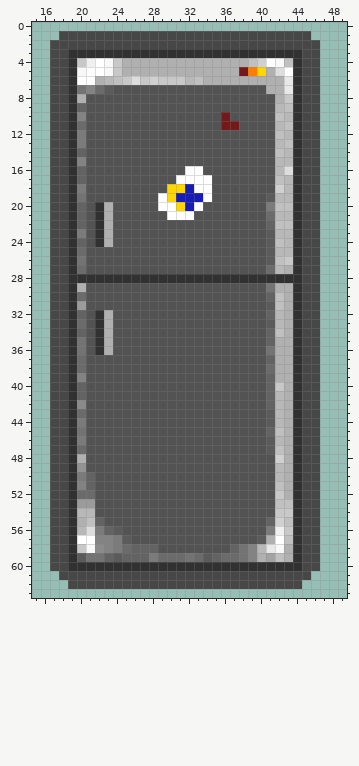
File history of a pixel-art sprite, GameJam/Assets/Sprites/Items/Fridge_shadow.png. The picture above is the old version.
The file is 64x64 pixels. Colours within 5 levels of each other are drawn and written as one. Shown: x 15..49, y 0..63.
New version:
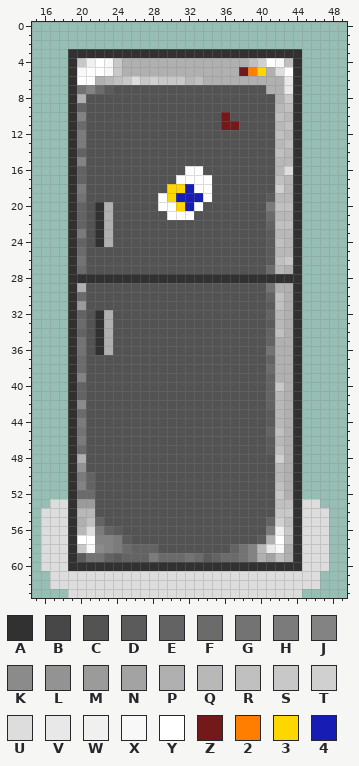
Palette (. is transparent): A #313131  B #474747  C #535353  D #5b5b5b  E #636363  F #6b6b6b  G #737373  H #7b7b7b  J #838383  K #8b8b8b  L #939393  M #9b9b9b  N #a3a3a3  P #b0b0b0  Q #b8b8b8  R #c0c0c0  S #c8c8c8  T #d0d0d0  U #dddddd  V #e8e8e8  W #f0f0f0  X #f8f8f8  Y #ffffff  Z #741919  2 #ff7e00  3 #ffd700  4 #171cb4
Edits made:
@@ x 15..49 @@
  0 ...................................
- 1 ...BBBBBBBBBBBBBBBBBBBBBBBBBBBB....
- 2 ..BBBBBBBBBBBBBBBBBBBBBBBBBBBBBB...
- 3 ..BBAAAAAAAAAAAAAAAAAAAAAAAAAABB...
- 4 ..BBASWYXSPPPPPPPPPPPPPPRTYXRABB...
- 5 ..BBAXYYXSPPPPPPPPPPPPPZ23PUYABB...
- 6 ..BBAYYPQRSUSTSSSQRPPPPPPPPPVABB...
- 7 ..BBAGJFDCCCCCCCCCCCCCCCCCPPVABB...
- 8 ..BBAPCCCCCCCCCCCCCCCCCCCCCPSABB...
- 9 ..BBAECCCCCCCCCCCCCCCCCCCCCQRABB...
-10 ..BBAJCCCCCCCCCCCCCCCZCCCCCRQABB...
-11 ..BBAFCCCCCCCCCCCCCCCZZCCCCQRABB...
-12 ..BBAHCCCCCCCCCCCCCCCCCCCCCRQABB...
-13 ..BBAHCCCCCCCCCCCCCCCCCCCCCQRABB...
-14 ..BBAECCCCCCCCCCCCCCCCCCCCCRQABB...
-15 ..BBAJCCCCCCCCCCCCCCCCCCCCCQQABB...
-16 ..BBAECCCCCCCCCCCYYCCCCCCCCQUABB...
-17 ..BBAECCCCCCCCCCYYYYCCCCCCCRQABB...
-18 ..BBAHCCCCCCCCC334YYCCCCCCCTQABB...
-19 ..BBAGCCCCCCCCY3444YCCCCCCDQQABB...
-20 ..BBAECAPCCCCCYY34YCCCCCCCHRRABB...
-21 ..BBAECAPCCCCCCYYYCCCCCCCCFQQABB...
-22 ..BBAECAPCCCCCCCCCCCCCCCCCERRABB...
-23 ..BBAHCAPCCCCCCCCCCCCCCCCCDQQABB...
-24 ..BBAECAPCCCCCCCCCCCCCCCCCDRQABB...
-25 ..BBAFCCCCCCCCCCCCCCCCCCCCDQQABB...
-26 ..BBAGCCCCCCCCCCCCCCCCCCCCDRSABB...
-27 ..BBAFCCCCCCCCCCCCCCCCCCCCFQPABB...
-28 ..BBAAAAAAAAAAAAAAAAAAAAAAAAAABB...
-29 ..BBAPCCCCCCCCCCCCCCCCCCCCGPPABB...
-30 ..BBAFCCCCCCCCCCCCCCCCCCCCERPABB...
-31 ..BBAMCCCCCCCCCCCCCCCCCCCCDRPABB...
-32 ..BBAECAPCCCCCCCCCCCCCCCCCEQPABB...
-33 ..BBAFCAPCCCCCCCCCCCCCCCCCDQPABB...
-34 ..BBAECAPCCCCCCCCCCCCCCCCCERPABB...
-35 ..BBAGCAPCCCCCCCCCCCCCCCCCEPPABB...
-36 ..BBAGCAPCCCCCCCCCCCCCCCCCGPPABB...
-37 ..BBAFCCCCCCCCCCCCCCCCCCCCEPPABB...
-38 ..BBAFCCCCCCCCCCCCCCCCCCCCFPPABB...
-39 ..BBAJCCCCCCCCCCCCCCCCCCCCEPPABB...
-40 ..BBAECCCCCCCCCCCCCCCCCCCCESPABB...
-41 ..BBAECCCCCCCCCCCCCCCCCCCCEQPABB...
-42 ..BBAKCCCCCCCCCCCCCCCCCCCCEQPABB...
-43 ..BBAFCCCCCCCCCCCCCCCCCCCCDQPABB...
-44 ..BBAHCCCCCCCCCCCCCCCCCCCCDQPABB...
-45 ..BBAGCCCCCCCCCCCCCCCCCCCCERPABB...
-46 ..BBAHCCCCCCCCCCCCCCCCCCCCDQPABB...
-47 ..BBAFCCCCCCCCCCCCCCCCCCCCDRPABB...
-48 ..BBAPCCCCCCCCCCCCCCCCCCCCCTPABB...
-49 ..BBALCCCCCCCCCCCCCCCCCCCCCQPABB...
-50 ..BBAHECCCCCCCCCCCCCCCCCCCCQPABB...
-51 ..BBAJECCCCCCCCCCCCCCCCCCCCRPABB...
-52 ..BBAFFCCCCCCCCCCCCCCCCCCCCSPABB...
-53 ..BBAMMCCCCCCCCCCCCCCCCCCCCRRABB...
-54 ..BBAQQCCCCCCCCCCCCCCCCCCCCSSABB...
-55 ..BBAPRECCCCCCCCCCCCCCCCCCETRABB...
-56 ..BBAQUHEDCCCCCCCCCCCCCCCCHWSABB...
-57 ..BBAYYJJHDCCCCCCCCCCCCCCDPYRABB...
-58 ..BBASXKJHFEEECCCCCCCCEGJQVXPABB...
-59 ..BBADGGEDEEEHFFFGFDEFFGJPNRPABB...
-60 ..BBAAAAAAAAAAAAAAAAAAAAAAAAAABB...
-61 ...BBBBBBBBBBBBBBBBBBBBBBBBBBBB....
-62 ....BBBBBBBBBBBBBBBBBBBBBBBBBB.....
-63 ...................................
+ 1 ...................................
+ 2 ...................................
+ 3 ....AAAAAAAAAAAAAAAAAAAAAAAAAA.....
+ 4 ....ASWYXSPPPPPPPPPPPPPPRTYXRA.....
+ 5 ....AXYYXSPPPPPPPPPPPPPZ23PUYA.....
+ 6 ....AYYPQRSUSTSSSQRPPPPPPPPPVA.....
+ 7 ....AGJFDCCCCCCCCCCCCCCCCCPPVA.....
+ 8 ....APCCCCCCCCCCCCCCCCCCCCCPSA.....
+ 9 ....AECCCCCCCCCCCCCCCCCCCCCQRA.....
+10 ....AJCCCCCCCCCCCCCCCZCCCCCRQA.....
+11 ....AFCCCCCCCCCCCCCCCZZCCCCQRA.....
+12 ....AHCCCCCCCCCCCCCCCCCCCCCRQA.....
+13 ....AHCCCCCCCCCCCCCCCCCCCCCQRA.....
+14 ....AECCCCCCCCCCCCCCCCCCCCCRQA.....
+15 ....AJCCCCCCCCCCCCCCCCCCCCCQQA.....
+16 ....AECCCCCCCCCCCYYCCCCCCCCQUA.....
+17 ....AECCCCCCCCCCYYYYCCCCCCCRQA.....
+18 ....AHCCCCCCCCC334YYCCCCCCCTQA.....
+19 ....AGCCCCCCCCY3444YCCCCCCDQQA.....
+20 ....AECAPCCCCCYY34YCCCCCCCHRRA.....
+21 ....AECAPCCCCCCYYYCCCCCCCCFQQA.....
+22 ....AECAPCCCCCCCCCCCCCCCCCERRA.....
+23 ....AHCAPCCCCCCCCCCCCCCCCCDQQA.....
+24 ....AECAPCCCCCCCCCCCCCCCCCDRQA.....
+25 ....AFCCCCCCCCCCCCCCCCCCCCDQQA.....
+26 ....AGCCCCCCCCCCCCCCCCCCCCDRSA.....
+27 ....AFCCCCCCCCCCCCCCCCCCCCFQPA.....
+28 ....AAAAAAAAAAAAAAAAAAAAAAAAAA.....
+29 ....APCCCCCCCCCCCCCCCCCCCCGPPA.....
+30 ....AFCCCCCCCCCCCCCCCCCCCCERPA.....
+31 ....AMCCCCCCCCCCCCCCCCCCCCDRPA.....
+32 ....AECAPCCCCCCCCCCCCCCCCCEQPA.....
+33 ....AFCAPCCCCCCCCCCCCCCCCCDQPA.....
+34 ....AECAPCCCCCCCCCCCCCCCCCERPA.....
+35 ....AGCAPCCCCCCCCCCCCCCCCCEPPA.....
+36 ....AGCAPCCCCCCCCCCCCCCCCCGPPA.....
+37 ....AFCCCCCCCCCCCCCCCCCCCCEPPA.....
+38 ....AFCCCCCCCCCCCCCCCCCCCCFPPA.....
+39 ....AJCCCCCCCCCCCCCCCCCCCCEPPA.....
+40 ....AECCCCCCCCCCCCCCCCCCCCESPA.....
+41 ....AECCCCCCCCCCCCCCCCCCCCEQPA.....
+42 ....AKCCCCCCCCCCCCCCCCCCCCEQPA.....
+43 ....AFCCCCCCCCCCCCCCCCCCCCDQPA.....
+44 ....AHCCCCCCCCCCCCCCCCCCCCDQPA.....
+45 ....AGCCCCCCCCCCCCCCCCCCCCERPA.....
+46 ....AHCCCCCCCCCCCCCCCCCCCCDQPA.....
+47 ....AFCCCCCCCCCCCCCCCCCCCCDRPA.....
+48 ....APCCCCCCCCCCCCCCCCCCCCCTPA.....
+49 ....ALCCCCCCCCCCCCCCCCCCCCCQPA.....
+50 ....AHECCCCCCCCCCCCCCCCCCCCQPA.....
+51 ....AJECCCCCCCCCCCCCCCCCCCCRPA.....
+52 ....AFFCCCCCCCCCCCCCCCCCCCCSPA.....
+53 ..UUAMMCCCCCCCCCCCCCCCCCCCCRRAUU...
+54 .UUUAQQCCCCCCCCCCCCCCCCCCCCSSAUUU..
+55 .UUUAPRECCCCCCCCCCCCCCCCCCETRAUUU..
+56 .UUUAQUHEDCCCCCCCCCCCCCCCCHWSAUUU..
+57 .UUUAYYJJHDCCCCCCCCCCCCCCDPYRAUUU..
+58 .UUUASXKJHFEEECCCCCCCCEGJQVXPAUUU..
+59 .UUUADGGEDEEEHFFFGFDEFFGJPNRPAUUU..
+60 .UUUAAAAAAAAAAAAAAAAAAAAAAAAAAUUU..
+61 ..UUUUUUUUUUUUUUUUUUUUUUUUUUUUUU...
+62 ..UUUUUUUUUUUUUUUUUUUUUUUUUUUUUU...
+63 ....UUUUUUUUUUUUUUUUUUUUUUUUUU.....
